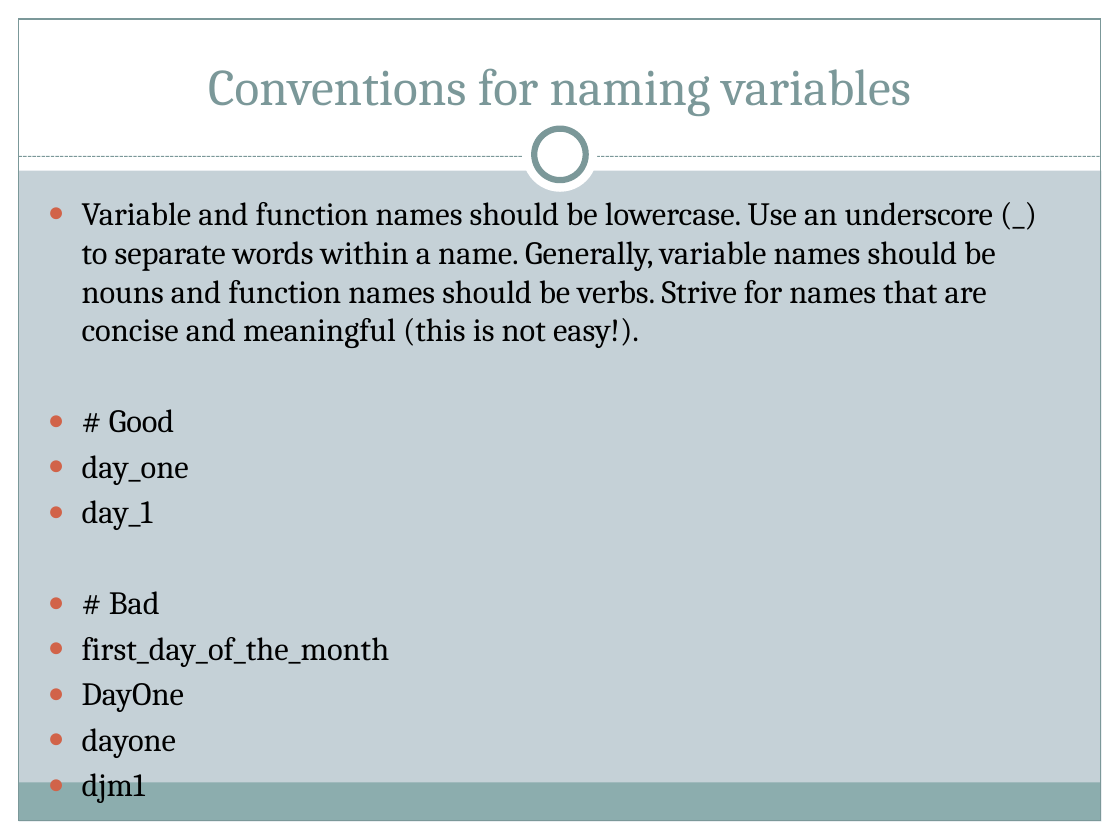
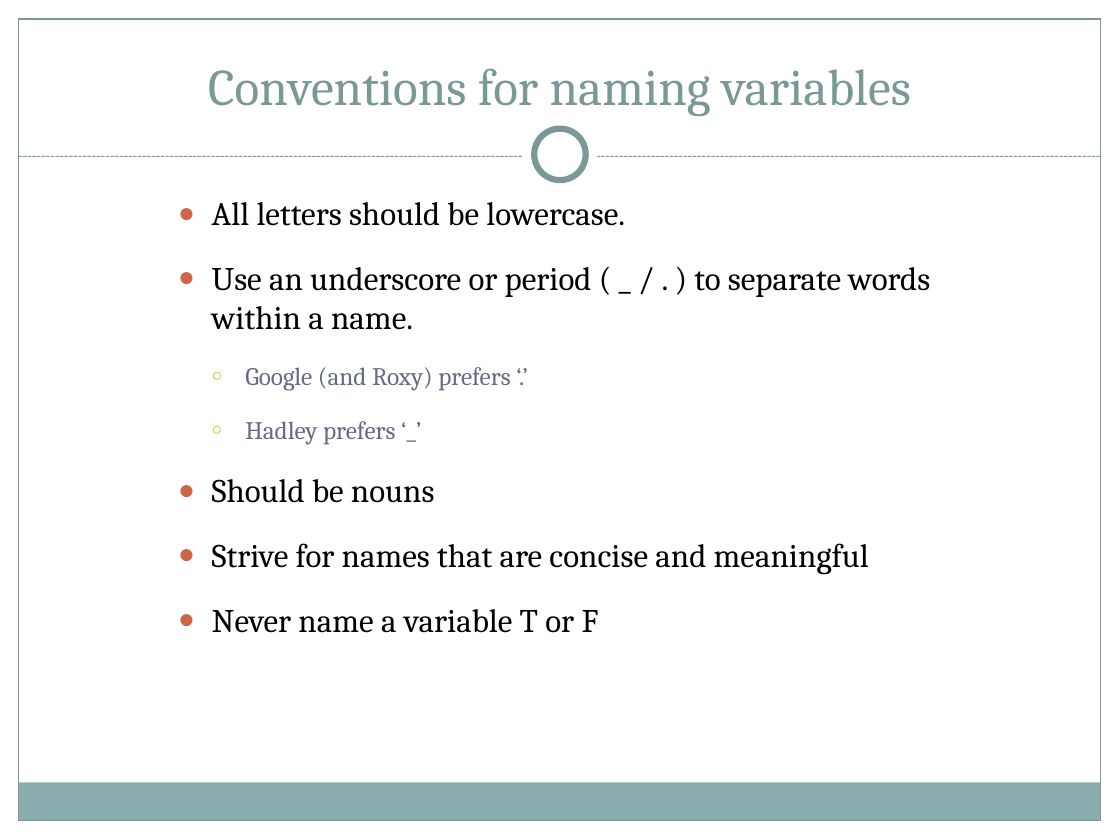
Before and after one commit to roxannebeauclair/RepoWorkFlow, a slide deck: slide 23 of Documents/Presentation Slides/Reproducible reports Delva Group Seminar 29 Feb to 04 March.pptx (slide 19 before the commit). Drawn at 1120x840 pixels with LibreOffice and Linux fonts; fonts in the diff are those of the drawing. Boxes give left, top, right and bottom in pixels: in the first picture for what was removed or moved away, otherwise in the second. Text is boxed around its words. In the diff, an @@ line names an element or a change of style, - is before the commit and + after.

```diff
--- a/Documents/Presentation Slides/Reproducible reports Delva Group Seminar 29 Feb to 04 March.pptx
+++ b/Documents/Presentation Slides/Reproducible reports Delva Group Seminar 29 Feb to 04 March.pptx
@@ background #C5D1D7 to #FFFFFF @@
@@ text at [212,202,930,633]: text changed; size 20.9 to 21.2 pt @@
-● Variable and function names should be lowercase. Use an underscore (_) to separate words within a name. Generally, variable names should be nouns and function names should be verbs. Strive for names that are concise and meaningful (this is not easy!).
-● # Good
-● day_one
-● day_1
-● # Bad
-● first_day_of_the_month
-● DayOne
-● dayone
-● djm1
+● All letters should be lowercase.
+● Use an underscore or period ( _ / . ) to separate words within a name.
+  ○ Google (and Roxy) prefers ‘.’
+  ○ Hadley prefers ‘_’
+● Should be nouns
+● Strive for names that are concise and meaningful
+● Never name a variable T or F
```
Also in this commit, not shown: 12 other slides changed, 4 slides added, 7 other files.
